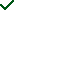
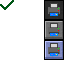
Two versions of the same layered image (64x64). Layer-by-layer changes:
added layer "printers" above "Eingefügte Ebene" over [44, 0, 64, 60]
